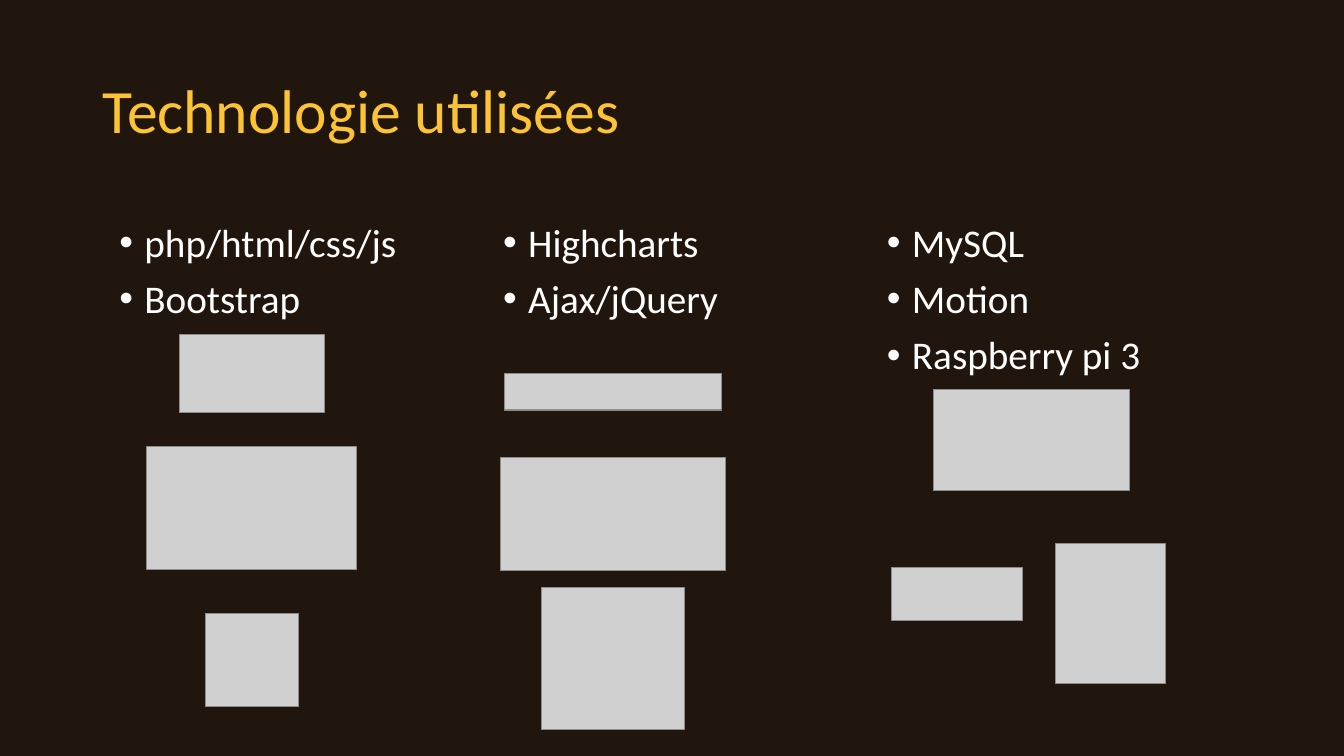
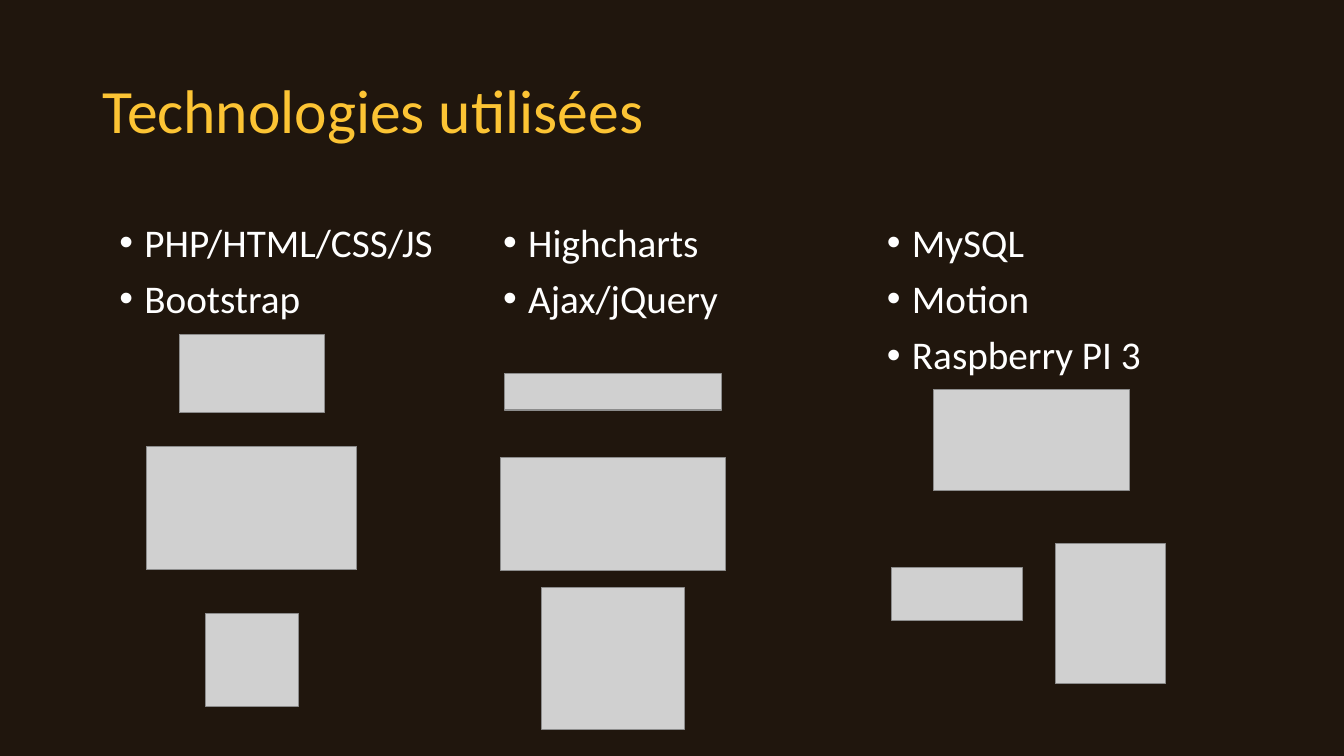
Before and after one commit to gdgaetan/openbee, a slide deck: slide 12 of présentation.pptx (slide 7 before the commit). Drawn at 1344x756 pixels with LibreOffice and Linux fonts; fonts in the diff are those of the drawing; grey boxes stand for pictures; background and template pictures are left out. Boxes give left, top, right and bottom in pixels: in the first picture for what was removed or moved away, otherwise in the second. Text is boxed around its words. In the diff, an @@ line names an element or a change of style, - is before the commit and + after.

```diff
--- a/présentation.pptx
+++ b/présentation.pptx
@@ title at [102, 90, 643, 144]: text changed @@
-Technologie utilisées
+Technologies utilisées
@@ text at [144, 229, 432, 259]: text changed @@
-• php/html/css/js
+• PHP/HTML/CSS/JS
@@ text at [912, 341, 1141, 376]: text changed @@
-• Raspberry pi 3
+• Raspberry PI 3
```
Also in this commit, not shown: 10 other slides changed, 8 slides added, 1 slide removed, 1 other file.
